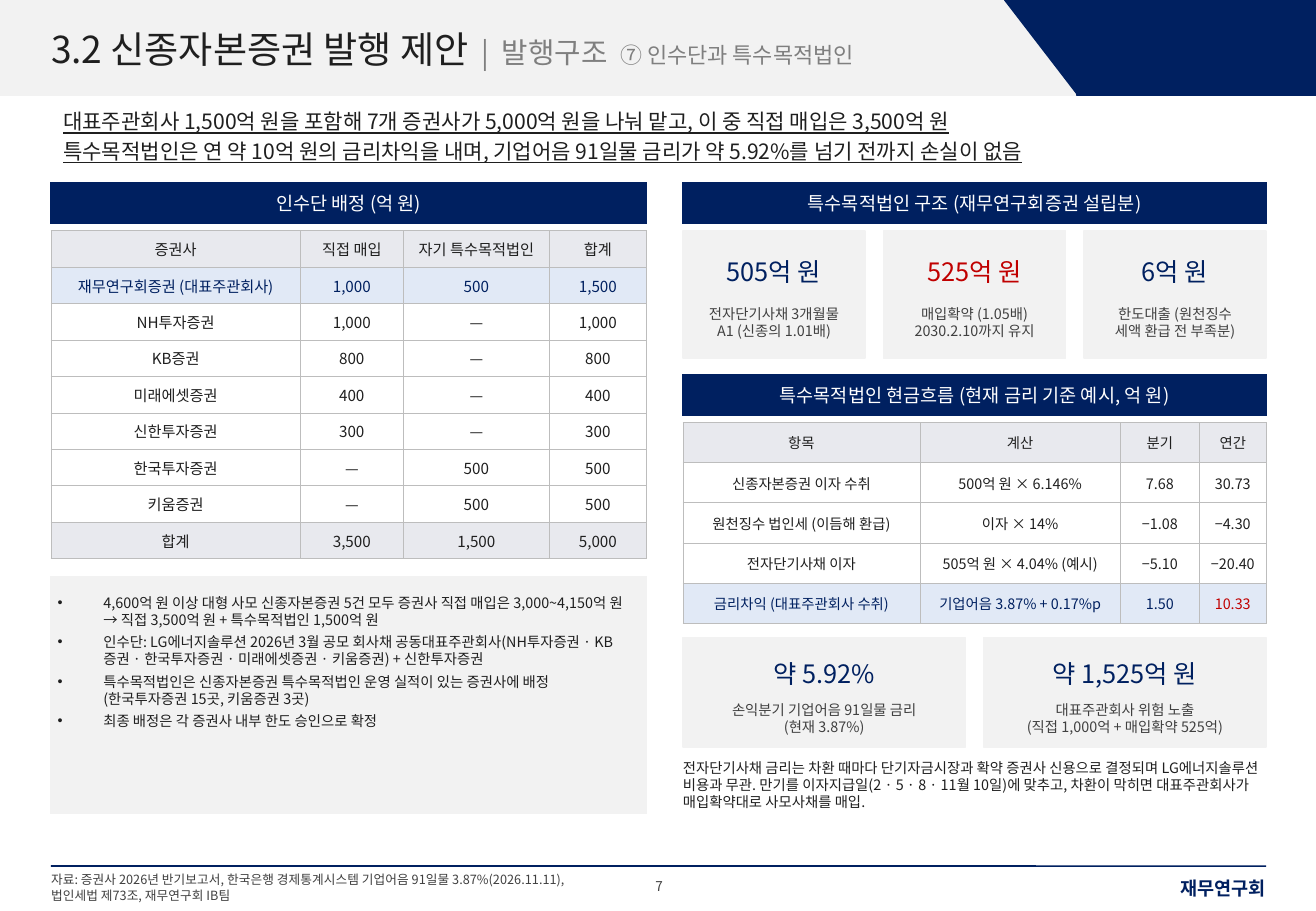
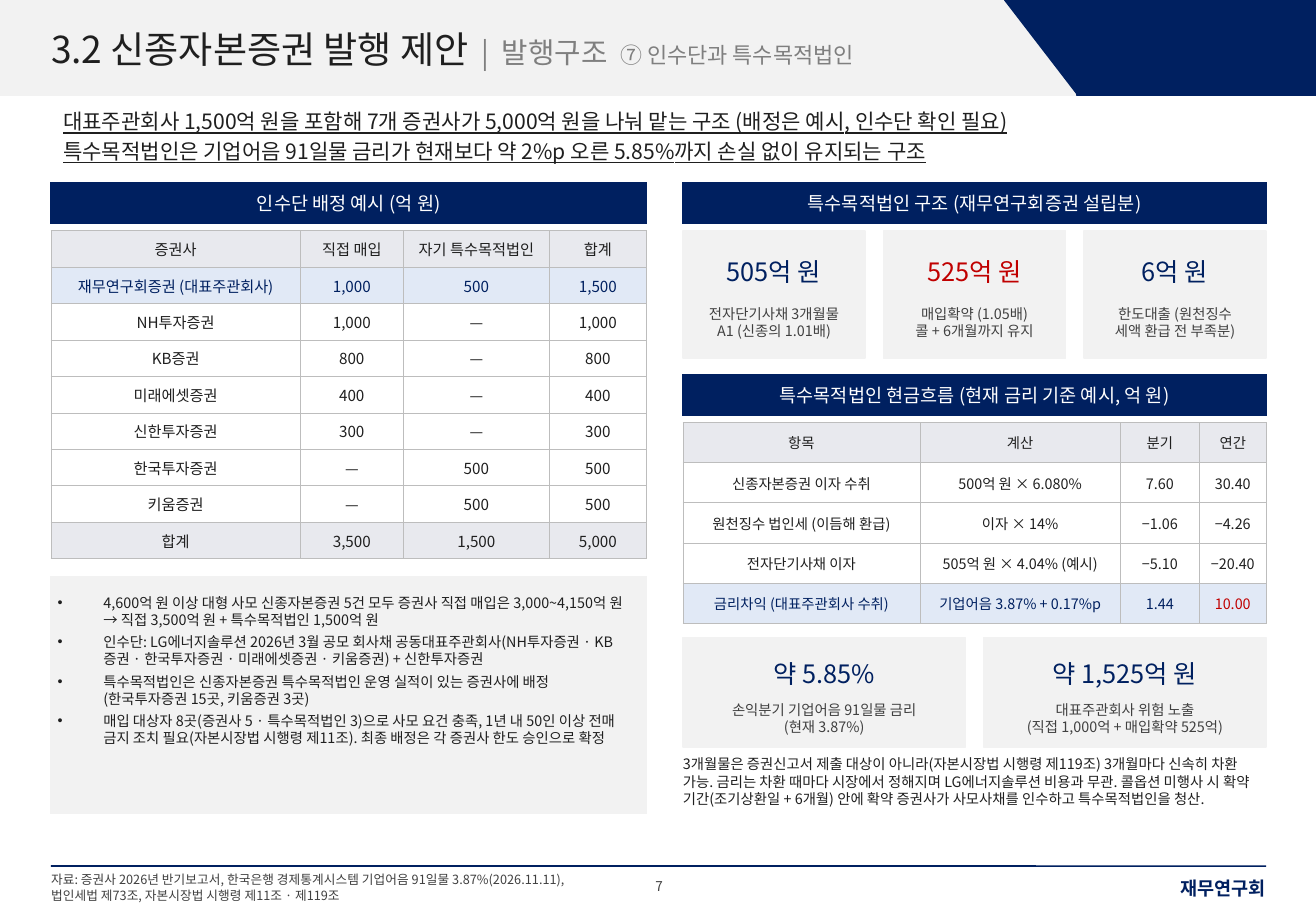
Before and after one commit to shy065542-rgb/SSHHYY, a slide deck: slide 7 of LGES_신종_발행구조_재무연구회양식.pptx. Drawn at 1316x911 pixels with LibreOffice and Linux fonts; fonts in the diff are those of the drawing. Boxes give left, top, right and bottom in pixels: in the first picture for what was removed or moved away, otherwise in the second. Text is boxed around its words. In the diff, an @@ line names an element or a change of style, - is before the commit and + after.

```diff
--- a/LGES_신종_발행구조_재무연구회양식.pptx
+++ b/LGES_신종_발행구조_재무연구회양식.pptx
@@ text at <box>63,111,1007,164</box>: text changed @@
-대표주관회사 1,500억 원을 포함해 7개 증권사가 5,000억 원을 나눠 맡고, 이 중 직접 매입은 3,500억 원
-특수목적법인은 연 약 10억 원의 금리차익을 내며, 기업어음 91일물 금리가 약 5.92%를 넘기 전까지 손실이 없음
+대표주관회사 1,500억 원을 포함해 7개 증권사가 5,000억 원을 나눠 맡는 구조 (배정은 예시, 인수단 확인 필요)
+특수목적법인은 기업어음 91일물 금리가 현재보다 약 2%p 오른 5.85%까지 손실 없이 유지되는 구조
@@ text in rectangle at <box>257,194,440,214</box>: text changed @@
-인수단 배정 (억 원)
+인수단 배정 예시 (억 원)
@@ text at <box>915,324,1033,337</box>: text changed @@
-2030.2.10까지 유지
+콜 + 6개월까지 유지
@@ table at <box>683,423,1266,617</box> @@
-row 2: 신종자본증권 이자 수취 | 500억 원 × 6.146% | 7.68 | 30.73
+row 2: 신종자본증권 이자 수취 | 500억 원 × 6.080% | 7.60 | 30.40
-row 3, column 3: −1.08
+row 3, column 3: −1.06
-row 3, column 4: −4.30
+row 3, column 4: −4.26
-row 5, column 3: 1.50
+row 5, column 3: 1.44
-row 5, column 4: 10.33
+row 5, column 4: 10.00
@@ text at <box>773,662,874,685</box>: text changed @@
-약 5.92%
+약 5.85%
@@ text in rectangle at <box>103,714,615,746</box>: text changed @@
-• 최종 배정은 각 증권사 내부 한도 승인으로 확정
+• 매입 대상자 8곳(증권사 5 · 특수목적법인 3)으로 사모 요건 충족, 1년 내 50인 이상 전매 금지 조치 필요(자본시장법 시행령 제11조). 최종 배정은 각 증권사 한도 승인으로 확정
@@ text at <box>683,757,1249,807</box>: text changed @@
-전자단기사채 금리는 차환 때마다 단기자금시장과 확약 증권사 신용으로 결정되며 LG에너지솔루션 비용과 무관. 만기를 이자지급일(2 · 5 · 8 · 11월 10일)에 맞추고, 차환이 막히면 대표주관회사가 매입확약대로 사모사채를 매입.
+3개월물은 증권신고서 제출 대상이 아니라(자본시장법 시행령 제119조) 3개월마다 신속히 차환 가능. 금리는 차환 때마다 시장에서 정해지며 LG에너지솔루션 비용과 무관. 콜옵션 미행사 시 확약 기간(조기상환일 + 6개월) 안에 확약 증권사가 사모사채를 인수하고 특수목적법인을 청산.
@@ text at <box>51,873,564,902</box>: text changed @@
-자료: 증권사 2026년 반기보고서, 한국은행 경제통계시스템 기업어음 91일물 3.87%(2026.11.11), 법인세법 제73조, 재무연구회 IB팀
+자료: 증권사 2026년 반기보고서, 한국은행 경제통계시스템 기업어음 91일물 3.87%(2026.11.11), 법인세법 제73조, 자본시장법 시행령 제11조 · 제119조
```
Also in this commit, not shown: 6 other slides changed.
